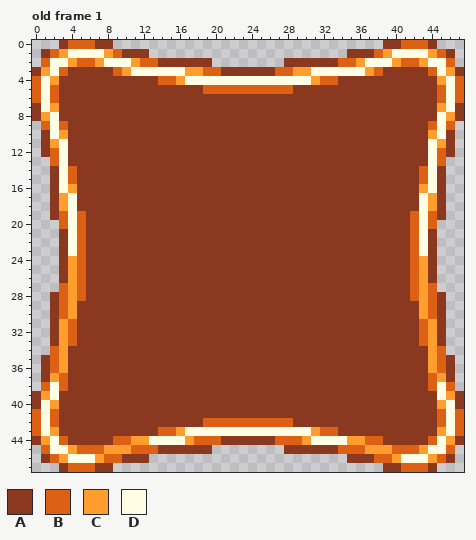
A pixel-art file gets an edit: GraphicAsset/Sprites/FPS_GUI/Button_Normal_Big.aseprite. Above is the file before it was changed.
48x48 pixels, 1 frame. Shown: old frame 1. The commit also changed other frames, which this record leaves out.
Palette (. is transparent): A #8a3920  B #dd6114  C #ff9d2e  D #fffde4
Pixels before, old frame 1, first column x 0:
 0 ...ABBBAA..............................AABBBA...
 1 .ABCDDDDCBAAA......................AAABCDDDDCBA.
 2 .BDDCBBCDDDCBBAAAAAA........AAAAAABBCDDDCBBCDDB.
 3 ACDBAAAAABCDDDDDDCCBBAAAAAABBCCDDDDDDCBAAAAABDCA
 4 BDCAAAAAAAAAAABBCDDDDDDDDDDDDDDCBBAAAAAAAAAAACDB
 5 BDBAAAAAAAAAAAAAAAABBBBBBBBBBAAAAAAAAAAAAAAAABDB
 6 BDBAAAAAAAAAAAAAAAAAAAAAAAAAAAAAAAAAAAAAAAAAABDB
 7 ADCAAAAAAAAAAAAAAAAAAAAAAAAAAAAAAAAAAAAAAAAAACDA
 8 ACDAAAAAAAAAAAAAAAAAAAAAAAAAAAAAAAAAAAAAAAAAADCA
 9 .BDBAAAAAAAAAAAAAAAAAAAAAAAAAAAAAAAAAAAAAAAABDB.
10 .ADCAAAAAAAAAAAAAAAAAAAAAAAAAAAAAAAAAAAAAAAACDA.
11 .ACDAAAAAAAAAAAAAAAAAAAAAAAAAAAAAAAAAAAAAAAADCA.
12 .ABDAAAAAAAAAAAAAAAAAAAAAAAAAAAAAAAAAAAAAAAADBA.
13 ..BDAAAAAAAAAAAAAAAAAAAAAAAAAAAAAAAAAAAAAAAADB..
14 ..ADBAAAAAAAAAAAAAAAAAAAAAAAAAAAAAAAAAAAAAABDA..
15 ..ADBAAAAAAAAAAAAAAAAAAAAAAAAAAAAAAAAAAAAAABDA..
16 ..ADCAAAAAAAAAAAAAAAAAAAAAAAAAAAAAAAAAAAAAACDA..
17 ..ACDAAAAAAAAAAAAAAAAAAAAAAAAAAAAAAAAAAAAAADCA..
18 ..ACDAAAAAAAAAAAAAAAAAAAAAAAAAAAAAAAAAAAAAADCA..
19 ..ABDBAAAAAAAAAAAAAAAAAAAAAAAAAAAAAAAAAAAABDBA..
20 ...BDBAAAAAAAAAAAAAAAAAAAAAAAAAAAAAAAAAAAABDB...
21 ...ADBAAAAAAAAAAAAAAAAAAAAAAAAAAAAAAAAAAAABDA...
22 ...ADBAAAAAAAAAAAAAAAAAAAAAAAAAAAAAAAAAAAABDA...
23 ...ADBAAAAAAAAAAAAAAAAAAAAAAAAAAAAAAAAAAAABDA...
24 ...ACBAAAAAAAAAAAAAAAAAAAAAAAAAAAAAAAAAAAABCA...
25 ...ACBAAAAAAAAAAAAAAAAAAAAAAAAAAAAAAAAAAAABCA...
26 ...ACBAAAAAAAAAAAAAAAAAAAAAAAAAAAAAAAAAAAABCA...
27 ...BCBAAAAAAAAAAAAAAAAAAAAAAAAAAAAAAAAAAAABCB...
28 ..ABCBAAAAAAAAAAAAAAAAAAAAAAAAAAAAAAAAAAAABCBA..
29 ..ABCAAAAAAAAAAAAAAAAAAAAAAAAAAAAAAAAAAAAAACBA..
30 ..ABCAAAAAAAAAAAAAAAAAAAAAAAAAAAAAAAAAAAAAACBA..
31 ..ACBAAAAAAAAAAAAAAAAAAAAAAAAAAAAAAAAAAAAAABCA..
32 ..ACBAAAAAAAAAAAAAAAAAAAAAAAAAAAAAAAAAAAAAABCA..
33 ..ACBAAAAAAAAAAAAAAAAAAAAAAAAAAAAAAAAAAAAAABCA..
34 ..BCAAAAAAAAAAAAAAAAAAAAAAAAAAAAAAAAAAAAAAAACB..
35 .ABCAAAAAAAAAAAAAAAAAAAAAAAAAAAAAAAAAAAAAAAACBA.
36 .ABCAAAAAAAAAAAAAAAAAAAAAAAAAAAAAAAAAAAAAAAACBA.
37 .ACBAAAAAAAAAAAAAAAAAAAAAAAAAAAAAAAAAAAAAAAABCA.
38 .BDBAAAAAAAAAAAAAAAAAAAAAAAAAAAAAAAAAAAAAAAABDB.
39 ACDAAAAAAAAAAAAAAAAAAAAAAAAAAAAAAAAAAAAAAAAAADCA
40 ADCAAAAAAAAAAAAAAAAAAAAAAAAAAAAAAAAAAAAAAAAAACDA
41 BDBAAAAAAAAAAAAAAAAAAAAAAAAAAAAAAAAAAAAAAAAAABDB
42 BDBAAAAAAAAAAAAAAAABBBBBBBBBBAAAAAAAAAAAAAAAABDB
43 BDCAAAAAAAAAAABBCDDDDDDDDDDDDDDCBBAAAAAAAAAAACDB
44 ACDBAAAAABBCCDDDDCBBBAAAAAABBBCDDDDCCBBAAAAABDCA
45 .BDDCBBBCCCBBBAAAAAA........AAAAAABBBCCCBBBCDDB.
46 .ABCDDDCBBAAA......................AAABBCDDDCBA.
47 ...ABBBAA..............................AABBBA...
Once edited:
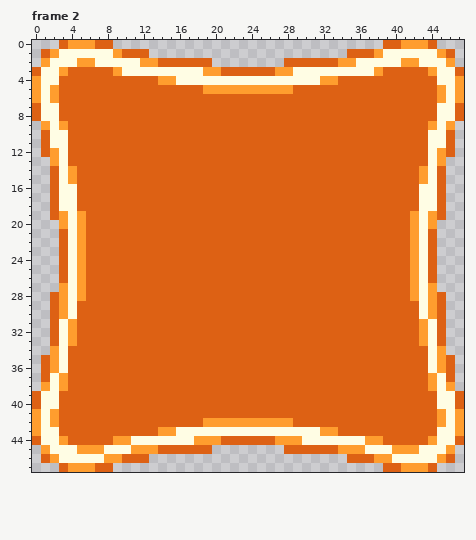
A new or re-ordered frame is compared with the old frame closest to it.
Changes in this commit:
frames 1 -> 3
Changed rows in their new state; - is an unchanged pixel.
Frame 2 is new; against old frame 1:
first column x 0:
 0 ---BCCCBB------------------------------BBCCCB---
 1 -BCD----DCBBB----------------------BBBCD----DCB-
 2 -C--DCCD---DCCBBBBBB--------BBBBBBCCD---DCCD--C-
 3 BD-CBBBBBCD------DDCCBBBBBBCCDD------DCBBBBBC-DB
 4 C-DBBBBBBBBBBBCCD--------------DCCBBBBBBBBBBBD-C
 5 C-CBBBBBBBBBBBBBBBBCCCCCCCCCCBBBBBBBBBBBBBBBBC-C
 6 C-CBBBBBBBBBBBBBBBBBBBBBBBBBBBBBBBBBBBBBBBBBBC-C
 7 B-DBBBBBBBBBBBBBBBBBBBBBBBBBBBBBBBBBBBBBBBBBBD-B
 8 BD-BBBBBBBBBBBBBBBBBBBBBBBBBBBBBBBBBBBBBBBBBB-DB
 9 -C-CBBBBBBBBBBBBBBBBBBBBBBBBBBBBBBBBBBBBBBBBC-C-
10 -B-DBBBBBBBBBBBBBBBBBBBBBBBBBBBBBBBBBBBBBBBBD-B-
11 -BD-BBBBBBBBBBBBBBBBBBBBBBBBBBBBBBBBBBBBBBBB-DB-
12 -BC-BBBBBBBBBBBBBBBBBBBBBBBBBBBBBBBBBBBBBBBB-CB-
13 --C-BBBBBBBBBBBBBBBBBBBBBBBBBBBBBBBBBBBBBBBB-C--
14 --B-CBBBBBBBBBBBBBBBBBBBBBBBBBBBBBBBBBBBBBBC-B--
15 --B-CBBBBBBBBBBBBBBBBBBBBBBBBBBBBBBBBBBBBBBC-B--
16 --B-DBBBBBBBBBBBBBBBBBBBBBBBBBBBBBBBBBBBBBBD-B--
17 --BD-BBBBBBBBBBBBBBBBBBBBBBBBBBBBBBBBBBBBBB-DB--
18 --BD-BBBBBBBBBBBBBBBBBBBBBBBBBBBBBBBBBBBBBB-DB--
19 --BC-CBBBBBBBBBBBBBBBBBBBBBBBBBBBBBBBBBBBBC-CB--
20 ---C-CBBBBBBBBBBBBBBBBBBBBBBBBBBBBBBBBBBBBC-C---
21 ---B-CBBBBBBBBBBBBBBBBBBBBBBBBBBBBBBBBBBBBC-B---
22 ---B-CBBBBBBBBBBBBBBBBBBBBBBBBBBBBBBBBBBBBC-B---
23 ---B-CBBBBBBBBBBBBBBBBBBBBBBBBBBBBBBBBBBBBC-B---
24 ---BDCBBBBBBBBBBBBBBBBBBBBBBBBBBBBBBBBBBBBCDB---
25 ---BDCBBBBBBBBBBBBBBBBBBBBBBBBBBBBBBBBBBBBCDB---
26 ---BDCBBBBBBBBBBBBBBBBBBBBBBBBBBBBBBBBBBBBCDB---
27 ---CDCBBBBBBBBBBBBBBBBBBBBBBBBBBBBBBBBBBBBCDC---
28 --BCDCBBBBBBBBBBBBBBBBBBBBBBBBBBBBBBBBBBBBCDCB--
29 --BCDBBBBBBBBBBBBBBBBBBBBBBBBBBBBBBBBBBBBBBDCB--
30 --BCDBBBBBBBBBBBBBBBBBBBBBBBBBBBBBBBBBBBBBBDCB--
31 --BDCBBBBBBBBBBBBBBBBBBBBBBBBBBBBBBBBBBBBBBCDB--
32 --BDCBBBBBBBBBBBBBBBBBBBBBBBBBBBBBBBBBBBBBBCDB--
33 --BDCBBBBBBBBBBBBBBBBBBBBBBBBBBBBBBBBBBBBBBCDB--
34 --CDBBBBBBBBBBBBBBBBBBBBBBBBBBBBBBBBBBBBBBBBDC--
35 -BCDBBBBBBBBBBBBBBBBBBBBBBBBBBBBBBBBBBBBBBBBDCB-
36 -BCDBBBBBBBBBBBBBBBBBBBBBBBBBBBBBBBBBBBBBBBBDCB-
37 -BDCBBBBBBBBBBBBBBBBBBBBBBBBBBBBBBBBBBBBBBBBCDB-
38 -C-CBBBBBBBBBBBBBBBBBBBBBBBBBBBBBBBBBBBBBBBBC-C-
39 BD-BBBBBBBBBBBBBBBBBBBBBBBBBBBBBBBBBBBBBBBBBB-DB
40 B-DBBBBBBBBBBBBBBBBBBBBBBBBBBBBBBBBBBBBBBBBBBD-B
41 C-CBBBBBBBBBBBBBBBBBBBBBBBBBBBBBBBBBBBBBBBBBBC-C
42 C-CBBBBBBBBBBBBBBBBCCCCCCCCCCBBBBBBBBBBBBBBBBC-C
43 C-DBBBBBBBBBBBCCD--------------DCCBBBBBBBBBBBD-C
44 BD-CBBBBBCCDD----DCCCBBBBBBCCCD----DDCCBBBBBC-DB
45 -C--DCCCDDDCCCBBBBBB--------BBBBBBCCCDDDCCCD--C-
46 -BCD---DCCBBB----------------------BBBCCD---DCB-
47 ---BCCCBB------------------------------BBCCCB---
